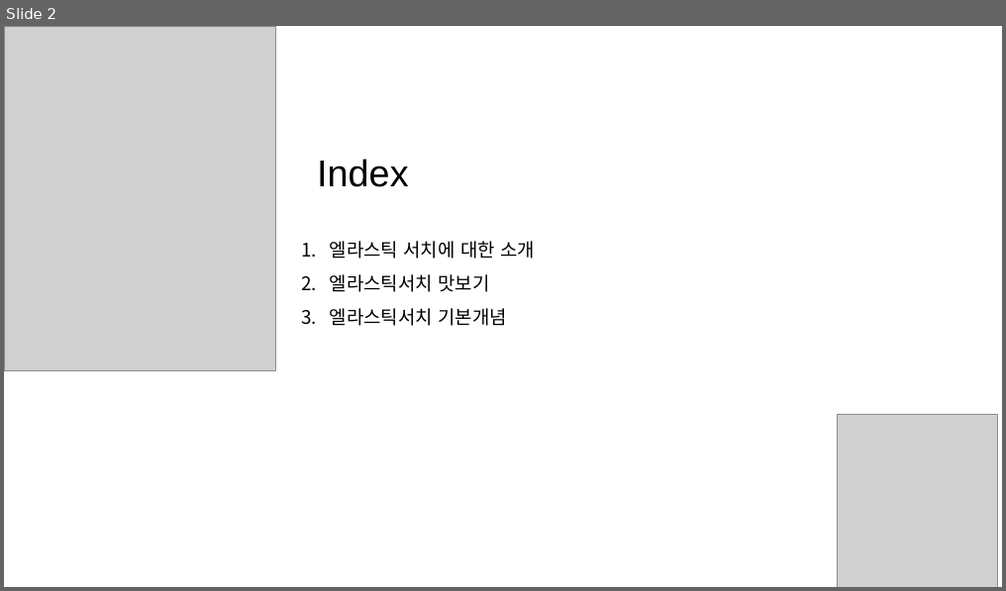
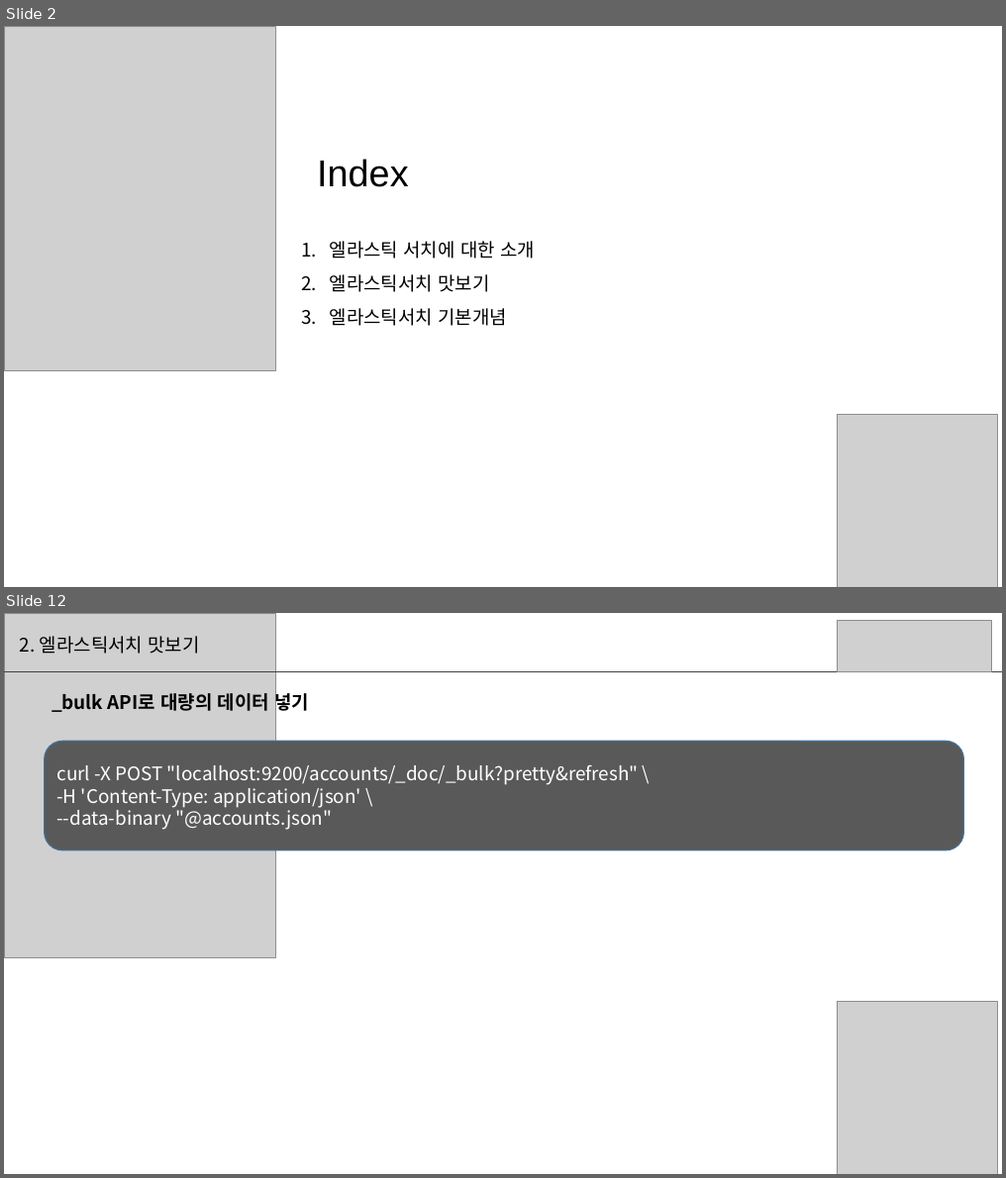
Before and after one commit to sup2is/dev-note, a slide deck: study/elasticsearch/Elasticsearch스터디1주차자료.pptx. Shown one above the other, each under a label of ours: slide 2 before the commit, slides 2 and 12 after it; the slides between them are not shown. The pictures are 1006x591 and 1006x1178 pixels, drawn with LibreOffice and Linux fonts; fonts in the diff are those of the drawing; grey boxes stand for pictures. Boxes give left, top, right and bottom in pixels: in the first picture for what was removed or moved away, otherwise in the second. Text is boxed around its words. In the diff, an @@ line names an element or a change of style, - is before the commit and + after.

```diff
--- a/study/elasticsearch/Elasticsearch스터디1주차자료.pptx
+++ b/study/elasticsearch/Elasticsearch스터디1주차자료.pptx
@@ slide 12 added at <box>4,613,1002,1174</box>, background #FFFFFF @@
@@ picture added at <box>4,613,275,958</box> @@
@@ text added at <box>20,636,200,654</box>, 18 pt, text #000000 @@
+2. 엘라스틱서치 맛보기
@@ picture added at <box>838,620,991,671</box> @@
@@ line added from (4, 672) to (1002, 672), #404040 0.5 pt @@
@@ text added at <box>52,690,309,715</box>, 18 pt, text #000000, bold @@
+_bulk API로 대량의 데이터 넣기
@@ rounded rectangle added at <box>45,741,964,851</box>, fill #595959, outline #43739E 1 pt, 18 pt, text #FFFFFF @@
+curl -X POST "localhost:9200/accounts/_doc/_bulk?pretty&refresh" \
+-H 'Content-Type: application/json' \
+--data-binary "@accounts.json"
@@ picture added at <box>838,1001,997,1174</box> @@
```
Also in this commit, not shown: 3 slides changed, 19 other slides added, 1 other file.
